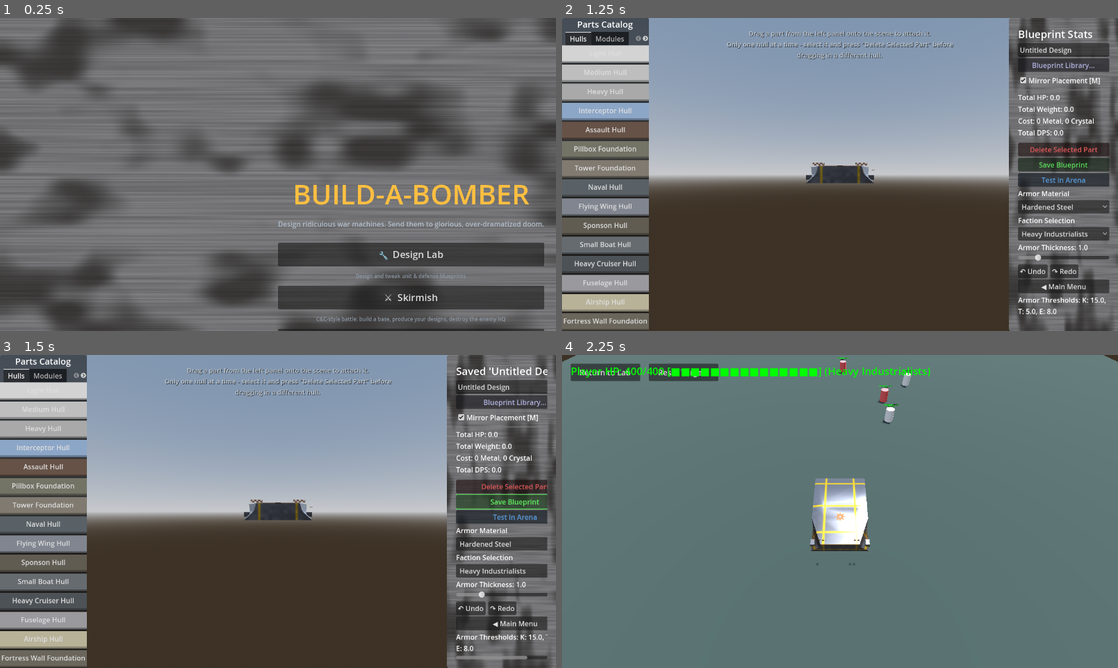
Above: before the commit, frames 1-4 (two rows, left to right).
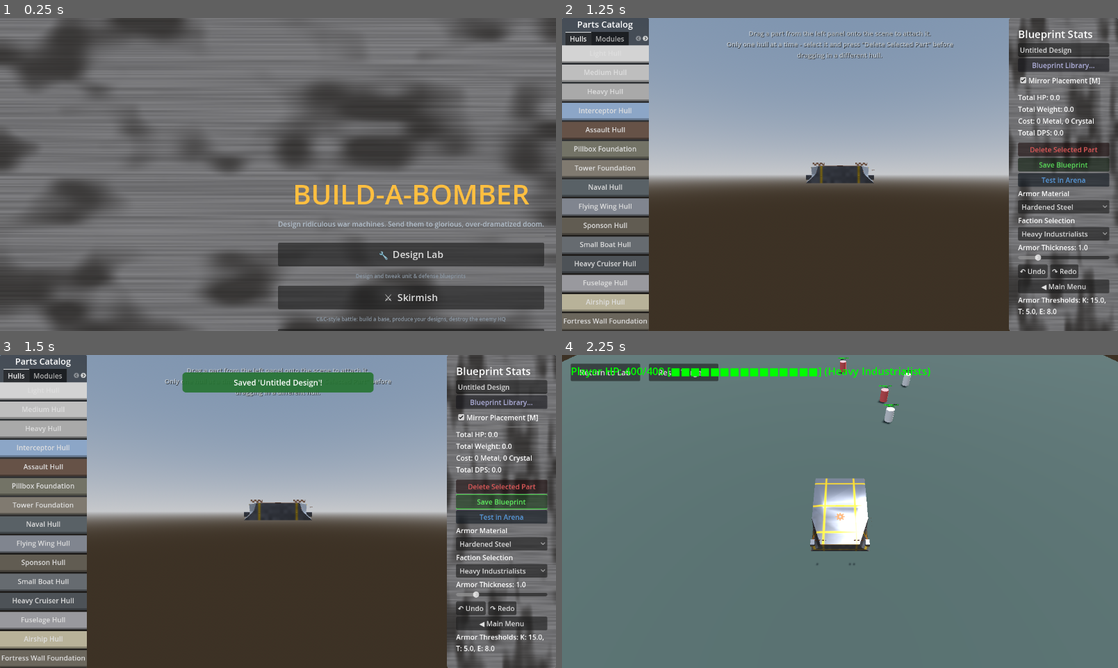
Above: after the commit, the same moments.

Repository: bobcatchris15-eng/Build-A-Bomber
Game: Godot game, scene res://scenes/MainMenu.tscn
Same seed, same stepped clock (60 frames per second), same inputs: the game is played once before the commit and once after it.
Inputs:
- Up to frame 1 (0.25 s): no input
- Up to frame 2 (1.25 s): click "🔧 Design Lab" at 0.5 s
- Up to frame 3 (1.5 s): click "Save Blueprint" at 1.25 s
- Up to frame 4 (2.25 s): click "Test in Arena" at 2 s

Frames 1-2 are identical in both runs. In frame 3, 3.3% of the frame differs, in the area x 32-99%, y 3-98%; in frame 4, nothing differs.

Commit message:
Playtest audit #14: real toast for save feedback instead of title-hijack
Replaced the old mechanism (temporarily overwriting the sidebar's
persistent "Blueprint Stats" title label for 2-2.5s) with a proper
floating toast - a colored panel (green success / red failure) centered
at the top of the viewport, impossible to miss and no longer repurposing
a label that's supposed to show persistent state.

Verified: automated tests green (confirmed no test depended on the old
title-hijack mechanism). Screenshots confirm both the success and
clipping-failure toasts render clearly. Tested by calling _show_toast()
directly rather than the full save_blueprint() path, to avoid writing a
throwaway test file into the user's real 29-entry blueprint library.

Diff:
--- /dev/null
+++ b/prototype/scratch/capture_save_toast.gd
@@ -0,0 +1,29 @@
+extends SceneTree
+# Scratch: validates the new save-feedback toast (replacing the old
+# title-label hijack). Must run WITHOUT --headless.
+# Run: ./Godot_v4.3-stable_win64_console.exe --script scratch/capture_save_toast.gd
+
+func _init():
+	var out_dir = "res://progress_captures/2026-07-13/save_toast"
+	DirAccess.make_dir_recursive_absolute(out_dir)
+
+	var scene = load("res://scenes/MainLab.tscn").instantiate()
+	root.add_child(scene)
+	root.size = Vector2i(1280, 720)
+	for i in range(6): await process_frame
+
+	# Calling _show_toast() directly (not the full save_blueprint()) so this
+	# scratch test never writes a real file into the user's actual
+	# user://blueprints/ save directory.
+	var bp_manager = scene.get_node("BlueprintManager")
+	bp_manager._show_toast("Saved 'Test Design'!")
+	for i in range(4): await process_frame
+	root.get_texture().get_image().save_png("%s/save_success_toast.png" % out_dir)
+	print("[CAPTURE] saved save_success_toast.png")
+
+	bp_manager._show_toast("SAVE FAILED: Clipping!", true)
+	for i in range(4): await process_frame
+	root.get_texture().get_image().save_png("%s/save_failed_toast.png" % out_dir)
+	print("[CAPTURE] saved save_failed_toast.png")
+
+	quit(0)
--- a/prototype/scripts/blueprint_manager.gd
+++ b/prototype/scripts/blueprint_manager.gd
@@ -70,16 +70,52 @@
 
 	return blueprint
 
+# Real floating toast instead of temporarily overwriting the sidebar's
+# persistent "Blueprint Stats" title label - the old approach was both
+# easy to miss (2-2.5s, in a spot you're not necessarily looking at) and
+# a little confusing (the title itself appeared to change state, not just
+# show a transient notification).
+func _show_toast(msg: String, is_error: bool = false):
+	var root = get_node_or_null("/root/MainLab")
+	if not root:
+		return
+	var toast = PanelContainer.new()
+	var style = StyleBoxFlat.new()
+	style.bg_color = Color(0.55, 0.15, 0.15, 0.92) if is_error else Color(0.15, 0.45, 0.2, 0.92)
+	style.corner_radius_top_left = 8
+	style.corner_radius_top_right = 8
+	style.corner_radius_bottom_left = 8
+	style.corner_radius_bottom_right = 8
+	style.content_margin_left = 20
+	style.content_margin_right = 20
+	style.content_margin_top = 10
+	style.content_margin_bottom = 10
+	toast.add_theme_stylebox_override("panel", style)
+	toast.anchor_left = 0.5
+	toast.anchor_right = 0.5
+	toast.offset_left = -220
+	toast.offset_right = 220
+	toast.offset_top = 40
+	toast.offset_bottom = 76
+	toast.mouse_filter = Control.MOUSE_FILTER_IGNORE
+	root.add_child(toast)
+
+	var label = Label.new()
+	label.text = msg
+	label.horizontal_alignment = HORIZONTAL_ALIGNMENT_CENTER
+	label.add_theme_font_size_override("font_size", 18)
+	label.add_theme_color_override("font_color", Color.WHITE)
+	toast.add_child(label)
+
+	get_tree().create_timer(2.6).timeout.connect(func():
+		if is_instance_valid(toast):
+			toast.queue_free()
+	)
+
 func save_blueprint() -> bool:
 	var root = get_node("/root/MainLab")
 	if root and root.get("clipping_detected") == true:
-		var ui = get_tree().get_first_node_in_group("stat_ui")
-		if ui and ui.has_node("ScrollContainer/VBoxContainer/Title"):
-			ui.get_node("ScrollContainer/VBoxContainer/Title").text = "SAVE FAILED: Clipping!"
-			get_tree().create_timer(2.5).timeout.connect(func():
-				if is_instance_valid(ui) and ui.has_node("ScrollContainer/VBoxContainer/Title"):
-					ui.get_node("ScrollContainer/VBoxContainer/Title").text = "Blueprint Stats"
-			)
+		_show_toast("SAVE FAILED: Clipping!", true)
 		return false
 
 	var hull = root.get_node_or_null("Hull")
@@ -121,13 +157,7 @@
 		legacy_file.store_string(json_string)
 		legacy_file.close()
 
-	var ui = get_tree().get_first_node_in_group("stat_ui")
-	if ui and ui.has_node("ScrollContainer/VBoxContainer/Title"):
-		ui.get_node("ScrollContainer/VBoxContainer/Title").text = "Saved '%s'!" % bp_name
-		get_tree().create_timer(2.0).timeout.connect(func():
-			if is_instance_valid(ui) and ui.has_node("ScrollContainer/VBoxContainer/Title"):
-				ui.get_node("ScrollContainer/VBoxContainer/Title").text = "Blueprint Stats"
-		)
+	_show_toast("Saved '%s'!" % bp_name)
 	return true
 
 func _generate_blueprint_id() -> String:
Binary file added: prototype/progress_captures/2026-07-13/save_toast/save_failed_toast.png
Binary file added: prototype/progress_captures/2026-07-13/save_toast/save_success_toast.png
